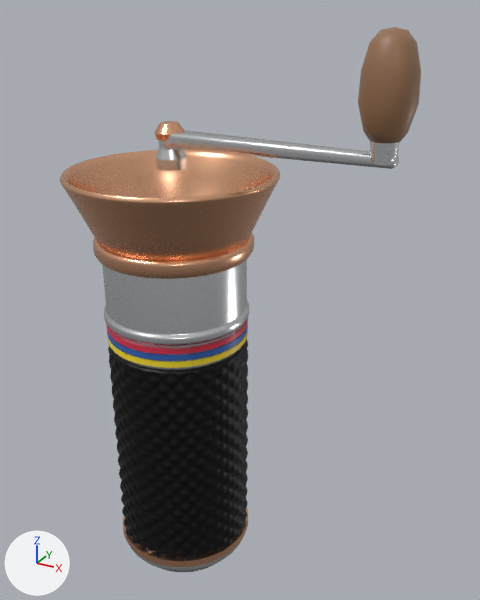
The glTF model public/models/hero/grinder.glb, before and after one commit.
Before and after are seen from a 50 mm camera at (2.5, -3.62, 2.42) aimed at (0.45, 0.12, 0.56). Lighting does not change. The marker at lower left points along +X, +Y and +Z. The older version comes first. Where no turn or scale is listed for an object, it has been applied to the vertices. Vertices at exactly the same position are counted once.

Objects in the first picture: 'arm', 'band0', 'band1', 'band2', 'bottom_ring', 'collar', 'elbow', 'grip', 'hopper', 'housing', 'hub', 'knob' and 2 more.
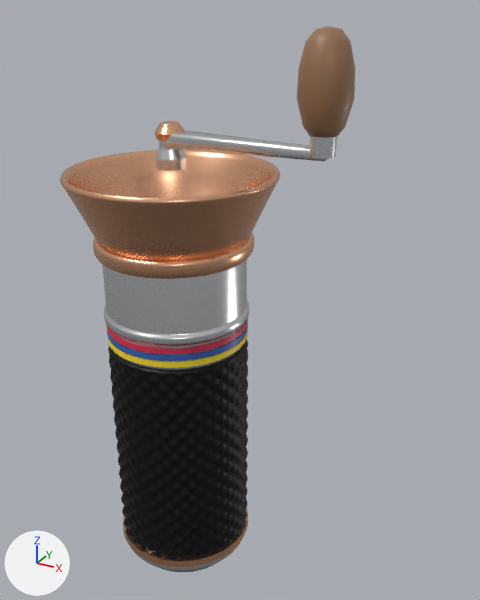
Where the change shows, as pixel boxes (x1, y1, x2, y2) in the pictures (480 x 600 px; the box of a moved part takes in the faces that stretch with it):
'knob', moved
    before: (358, 27, 421, 143)
    after: (297, 26, 355, 138)
'arm', moved, rescaled (30% narrower, 20% shorter)
    before: (164, 130, 399, 169)
    after: (164, 130, 329, 161)
'elbow', moved
    before: (370, 141, 399, 165)
    after: (309, 136, 337, 159)
part 1 of me_arm, moved or reshaped
    before: (166, 136, 399, 169)
    after: (166, 136, 329, 161)

Diff of the bpy script that builds the scene:
```diff
--- a/public/models/hero/grinder.glb.py
+++ b/public/models/hero/grinder.glb.py
@@ me_arm @@
 # used by ob_arm; location = (0.0, 0.0, 1.65)
-me_arm.from_pydata(...)  # 96 vertices, 188 faces; spans x 0.0..1.5, y -0.08..0.08, z -0.05..0.05
+me_arm.from_pydata(...)  # 96 vertices, 188 faces; spans x 0.0..1.1, y -0.08..0.08, z -0.05..0.05
+# me_arm part 1: the whole mesh is scaled about the mesh origin by (0.728, 0.999, 1)
 me_arm.materials.append(mat_steel)
@@ ob_elbow @@
 ob_elbow = bpy.data.objects.new('elbow', me_elbow)
-ob_elbow.location = (1.42, 0.0, 1.64)
+ob_elbow.location = (1.06, 0.0, 1.64)
@@ ob_knob @@
 ob_knob = bpy.data.objects.new('knob', me_knob)
-ob_knob.location = (1.42, 0.0, 1.76)
+ob_knob.location = (1.06, 0.0, 1.76)
```
